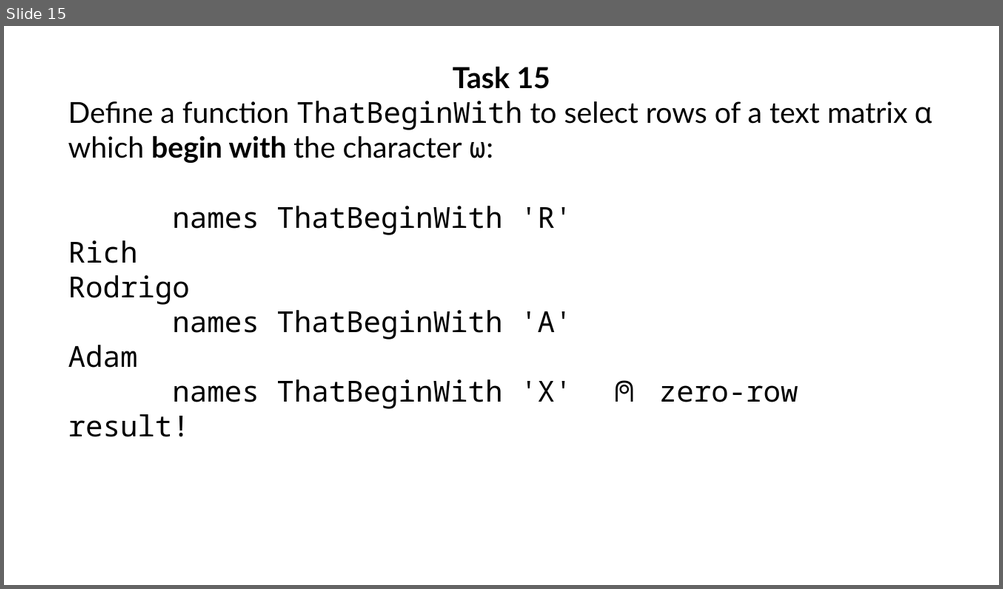
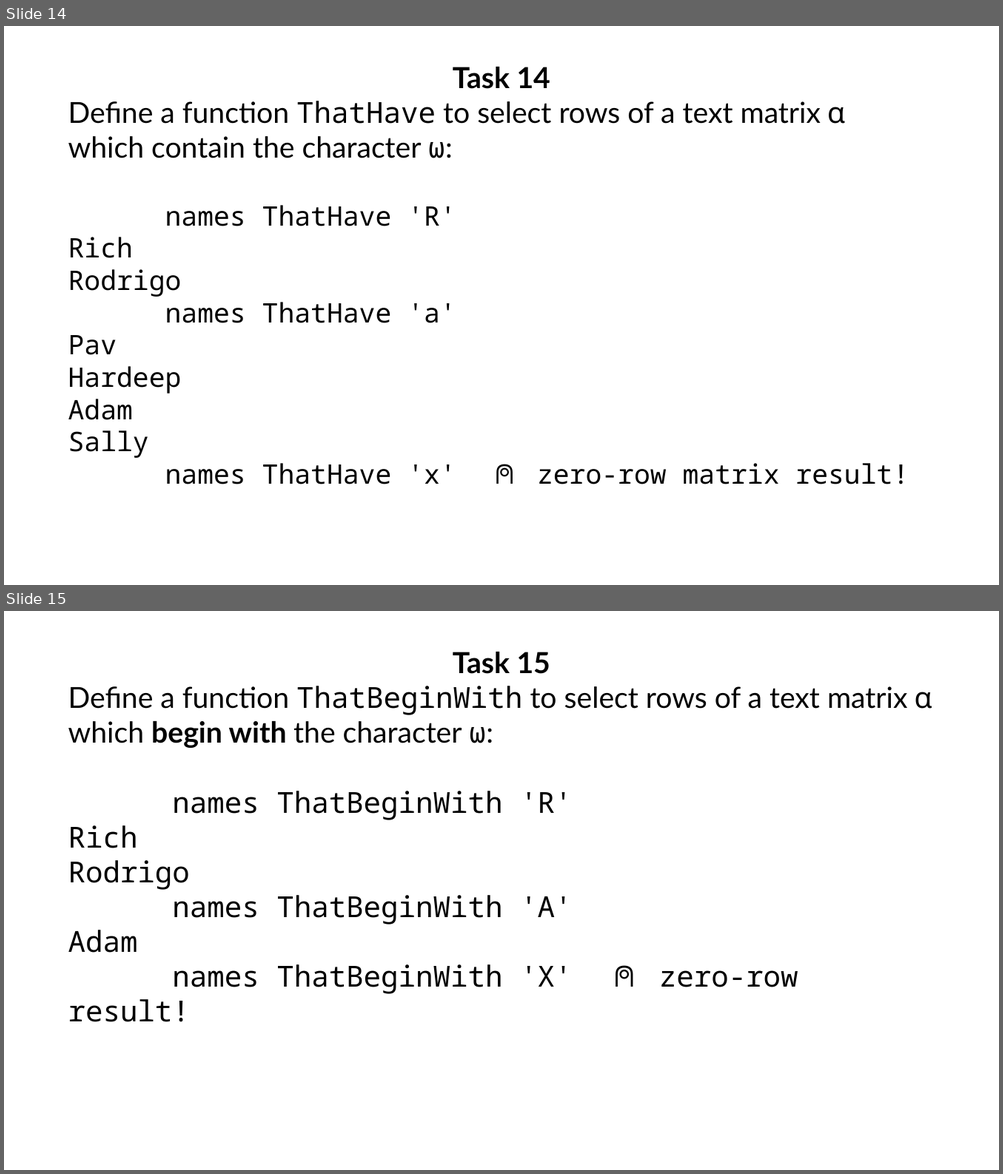
Before and after one commit to abrudz/tasks, a slide deck: tasks4.pptx. Shown one above the other, each under a label of ours: slide 15 before the commit, slides 14 and 15 after it. The pictures are 1003x589 and 1003x1174 pixels, drawn with LibreOffice and Linux fonts; fonts in the diff are those of the drawing. Boxes give left, top, right and bottom in pixels: in the first picture for what was removed or moved away, otherwise in the second. Text is boxed around its words. In the diff, an @@ line names an element or a change of style, - is before the commit and + after.

```diff
--- a/tasks4.pptx
+++ b/tasks4.pptx
@@ slide 14 added at bbox=[4, 26, 999, 585], background #FFFFFF @@
@@ text added at bbox=[68, 67, 908, 485], 26 pt, text #000000 @@
+Task 14
+Define a function ThatHave to select rows of a text matrix ⍺ which contain the character ⍵:
+names ThatHave 'R'
+Rich
+Rodrigo
+names ThatHave 'a'
+Pav
+Hardeep
+Adam
+Sally
+names ThatHave 'x' ⍝ zero-row matrix result!
```
Also in this commit, not shown: 1 other slide added, 2 slides removed, 8 other files.
